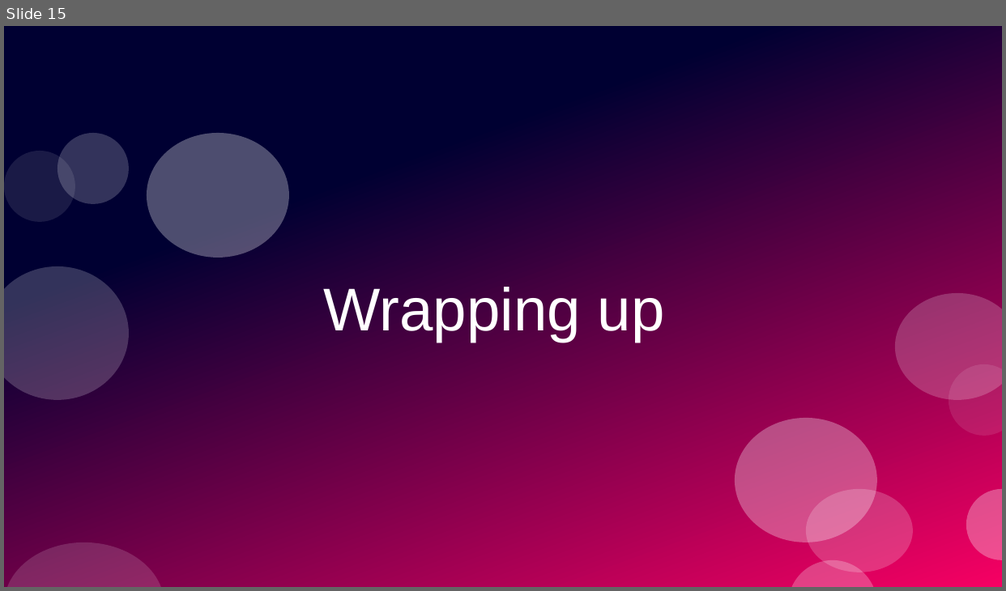
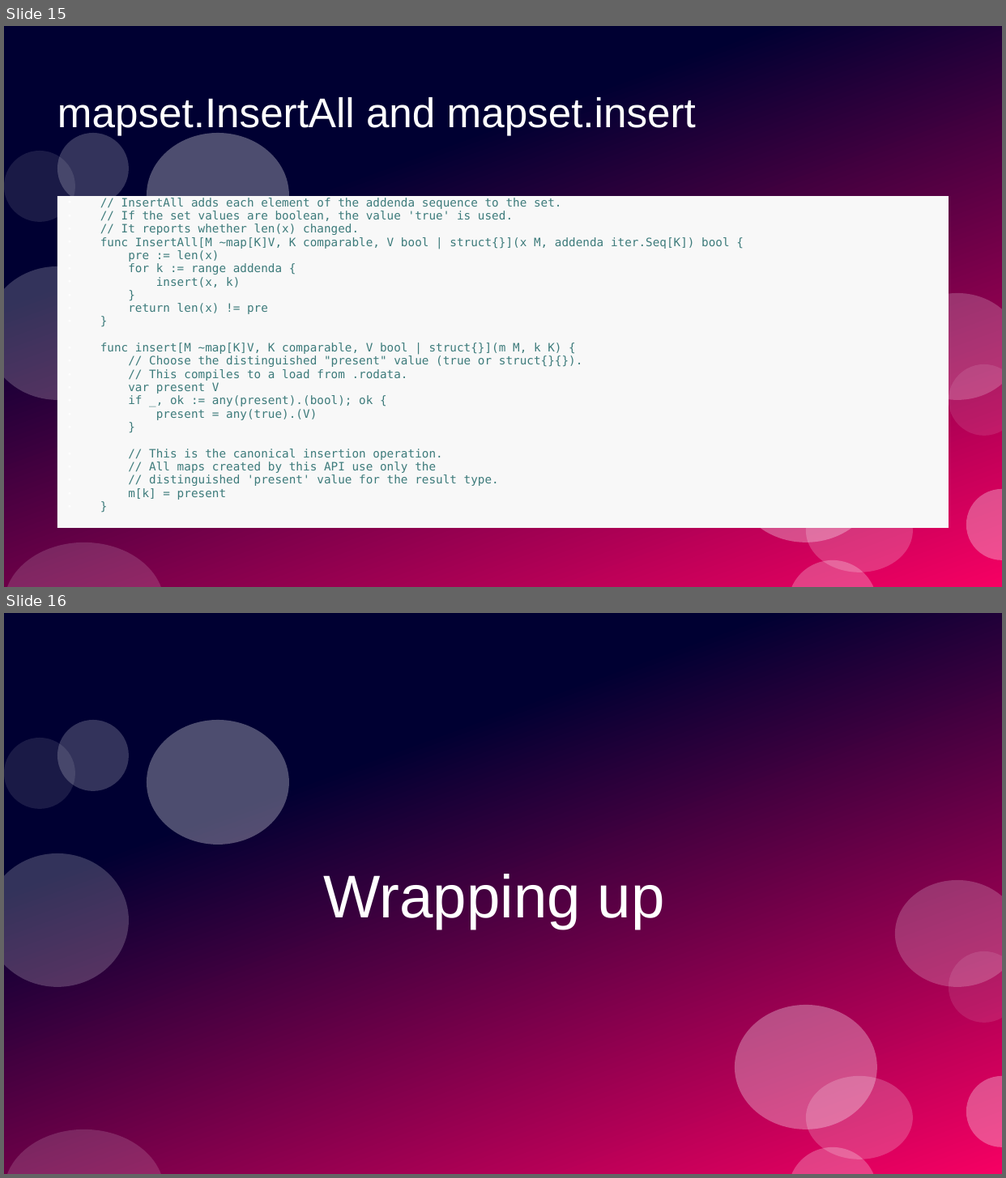
Before and after one commit to ramalho/sets-in-go, a slide deck: sets-in-go.odp. Shown one above the other, each under a label of ours: slide 15 before the commit, slides 15 and 16 after it. The pictures are 1006x591 and 1006x1178 pixels, drawn with LibreOffice and Linux fonts; fonts in the diff are those of the drawing. Boxes give left, top, right and bottom in pixels: in the first picture for what was removed or moved away, otherwise in the second. Text is boxed around its words. In the diff, an @@ line names an element or a change of style, - is before the commit and + after.

```diff
--- a/sets-in-go.odp
+++ b/sets-in-go.odp
@@ slide 15 added at <box>4,26,1002,587</box>, background #FFFFFF; not listed: 12 template elements that a slide beside it also shows @@
@@ title added at <box>57,97,696,135</box>, 33 pt, text #FFFFFF @@
+mapset.InsertAll and mapset.insert
@@ text added at <box>57,196,948,528</box>, fill #F8F8F8, 9.2 pt, text #3D7B7B @@
+● // InsertAll adds each element of the addenda sequence to the set.
+● // If the set values are boolean, the value 'true' is used.
+● // It reports whether len(x) changed.
+● func InsertAll[M ~map[K]V, K comparable, V bool | struct{}](x M, addenda iter.Seq[K]) bool {
+● pre := len(x)
+● for k := range addenda {
+● insert(x, k)
+● }
+● return len(x) != pre
+● }
+● func insert[M ~map[K]V, K comparable, V bool | struct{}](m M, k K) {
+● // Choose the distinguished "present" value (true or struct{}{}).
+● // This compiles to a load from .rodata.
+● var present V
+● if _, ok := any(present).(bool); ok {
+● present = any(true).(V)
+● }
+● // This is the canonical insertion operation.
+● // All maps created by this API use only the
+● // distinguished 'present' value for the result type.
+● m[k] = present
+● }
@@ what was slide 15 is now slide 16 @@
```
Also in this commit, not shown: 2 slides changed, 6 other files.
